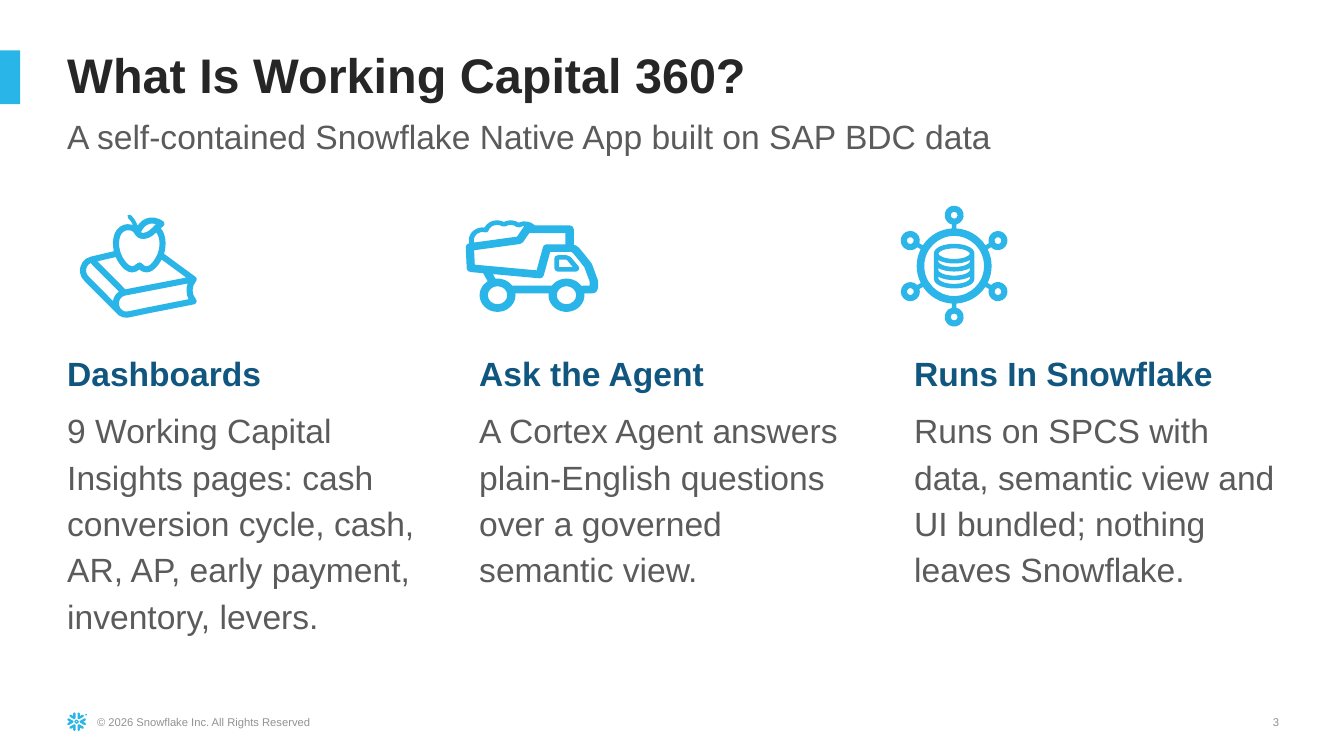
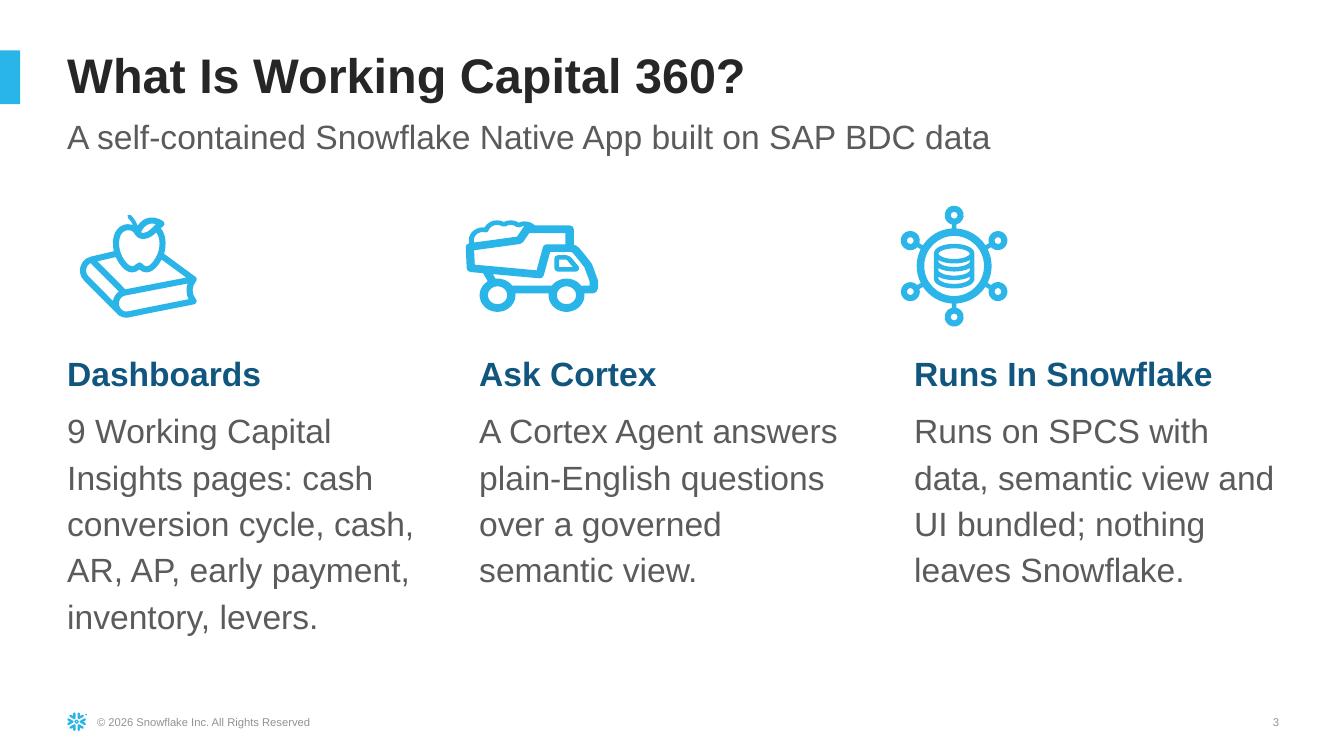
Before and after one commit to sfc-gh-dfreriks/sap-bdc-working-capital-360, a slide deck: slide 3 of docs/SAP_Working_Capital_360_Demo_Guide.pptx. Drawn at 1344x756 pixels with LibreOffice and Linux fonts; fonts in the diff are those of the drawing. Boxes give left, top, right and bottom in pixels: in the first picture for what was removed or moved away, otherwise in the second. Text is boxed around its words. In the diff, an @@ line names an element or a change of style, - is before the commit and + after.

Commit message:
Regenerate presales docs for new nav; fix kit tooling
Rebuild the docx/pptx outputs and screenshots for the Ask Cortex first /
Executive Dashboard layout, and fix kit generators that still read the removed
analyst page or the old first-page assumption.

Generated with [Snowflake CoCo](https://docs.snowflake.com/en/user-guide/cortex-code/cortex-code)

```diff
--- a/docs/SAP_Working_Capital_360_Demo_Guide.pptx
+++ b/docs/SAP_Working_Capital_360_Demo_Guide.pptx
@@ text at (479, 361, 656, 387): text changed @@
-Ask the Agent
+Ask Cortex
```
Also in this commit, not shown: 3 other slides changed, 3 other files.
